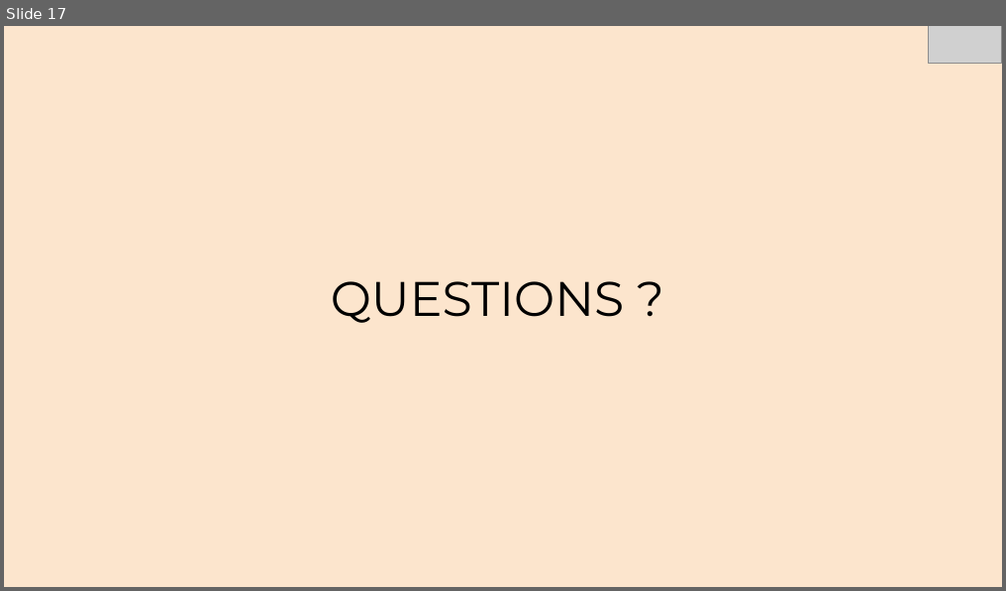
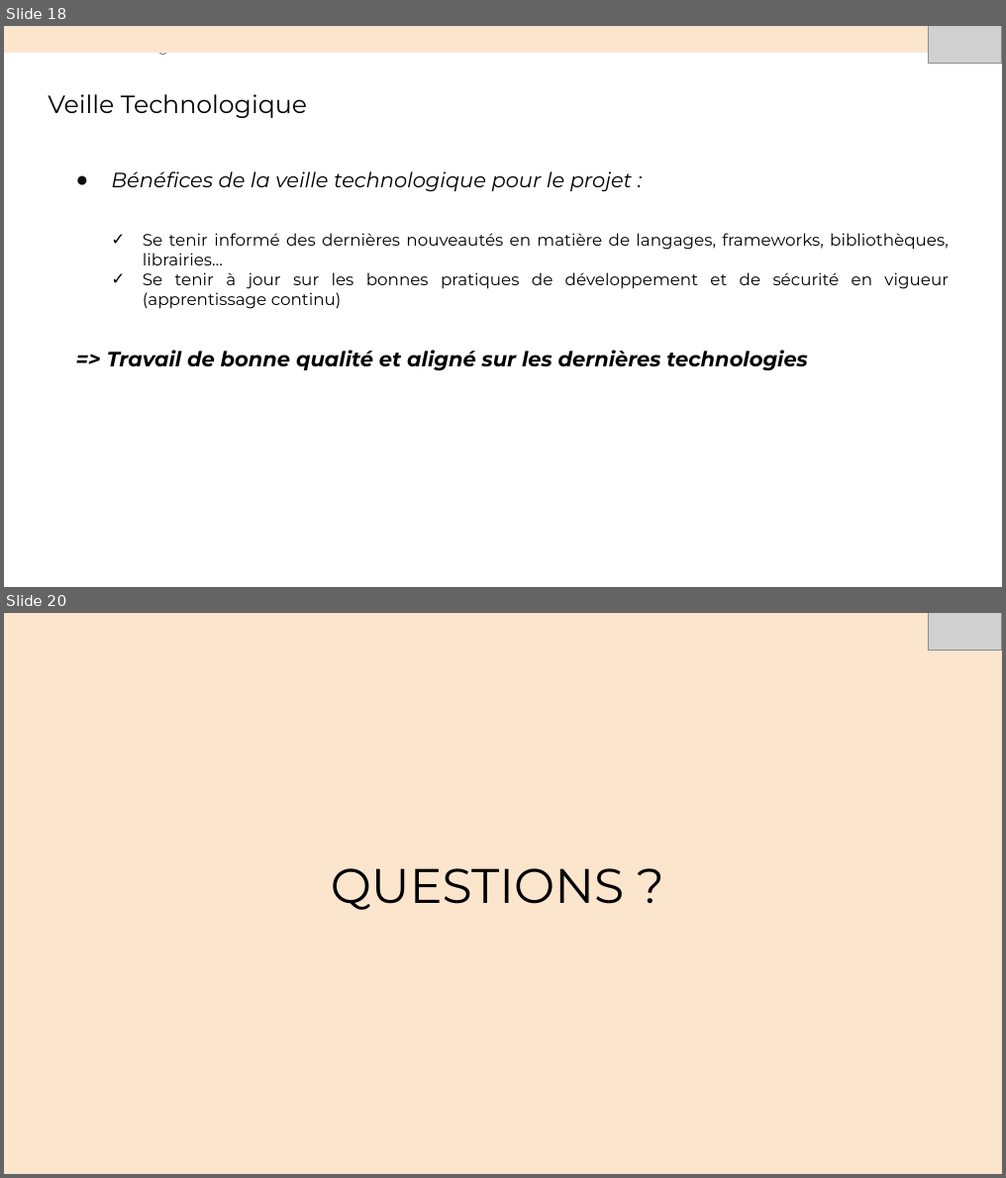
Before and after one commit to sunny-biard/MenuMaker, a slide deck: BIARD_Sunny_4_presentation_052024.pptx. Shown one above the other, each under a label of ours: slide 17 before the commit, slides 18 and 20 after it; the slides between them are not shown. The pictures are 1006x591 and 1006x1178 pixels, drawn with LibreOffice and Linux fonts; fonts in the diff are those of the drawing; grey boxes stand for pictures. Boxes give left, top, right and bottom in pixels: in the first picture for what was removed or moved away, otherwise in the second. Text is boxed around its words. In the diff, an @@ line names an element or a change of style, - is before the commit and + after.

```diff
--- a/BIARD_Sunny_4_presentation_052024.pptx
+++ b/BIARD_Sunny_4_presentation_052024.pptx
@@ slide 18 added at [4, 26, 1002, 587], background #FFFFFF @@
@@ rectangle added at [4, 26, 1002, 52], fill #FCE5CD, outline #F7EDDE 0.75 pt @@
@@ text added at [128, 53, 176, 56], 10 pt, text #595959 @@
+Présentation de l’usage du no-code
@@ picture added at [928, 26, 1002, 63] @@
@@ title added at [48, 94, 307, 118], 18 pt, text #000000 @@
+Veille Technologique
@@ text added at [107, 172, 948, 372], 12 pt, text #000000 @@
+● Bénéfices de la veille technologique pour le projet :
+  ✓ Se tenir informé des dernières nouveautés en matière de langages, frameworks, bibliothèques, librairies…
+  ✓ Se tenir à jour sur les bonnes pratiques de développement et de sécurité en vigueur (apprentissage continu)
+=> Travail de bonne qualité et aligné sur les dernières technologies
@@ what was slide 17 is now slide 20 @@
```
Also in this commit, not shown: 8 slides changed, 2 other slides added, 5 other files.
